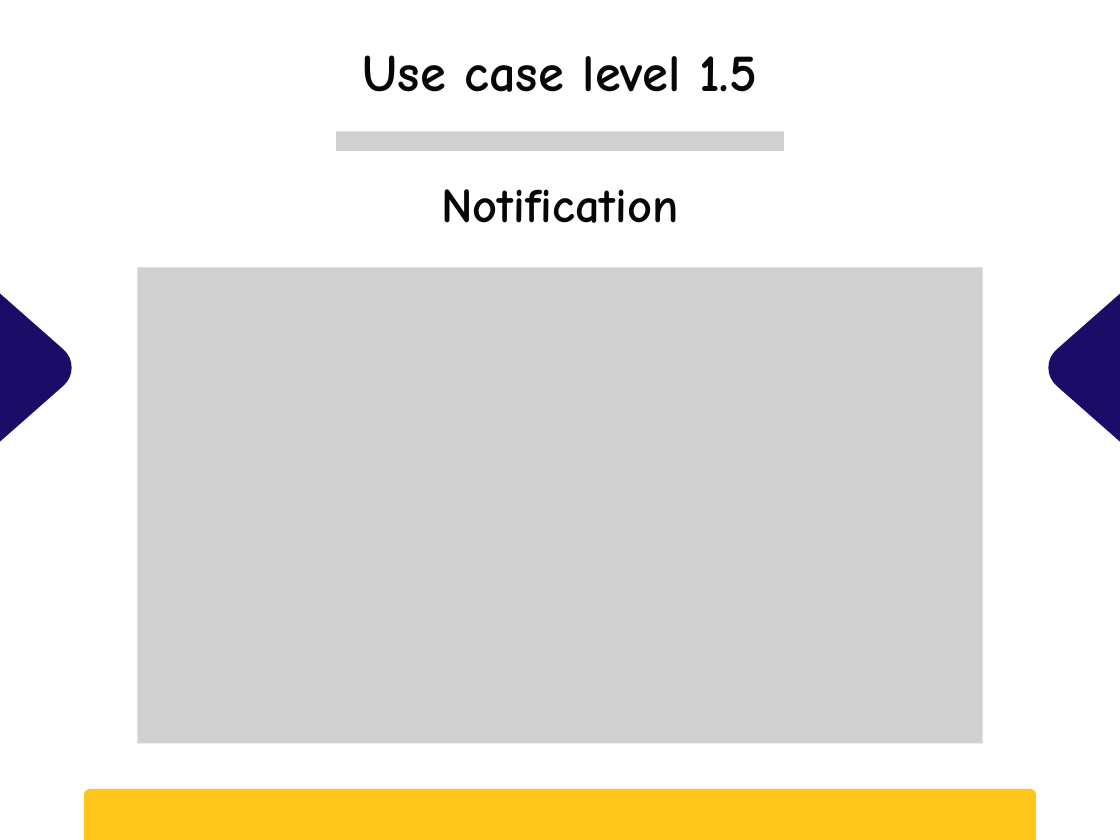
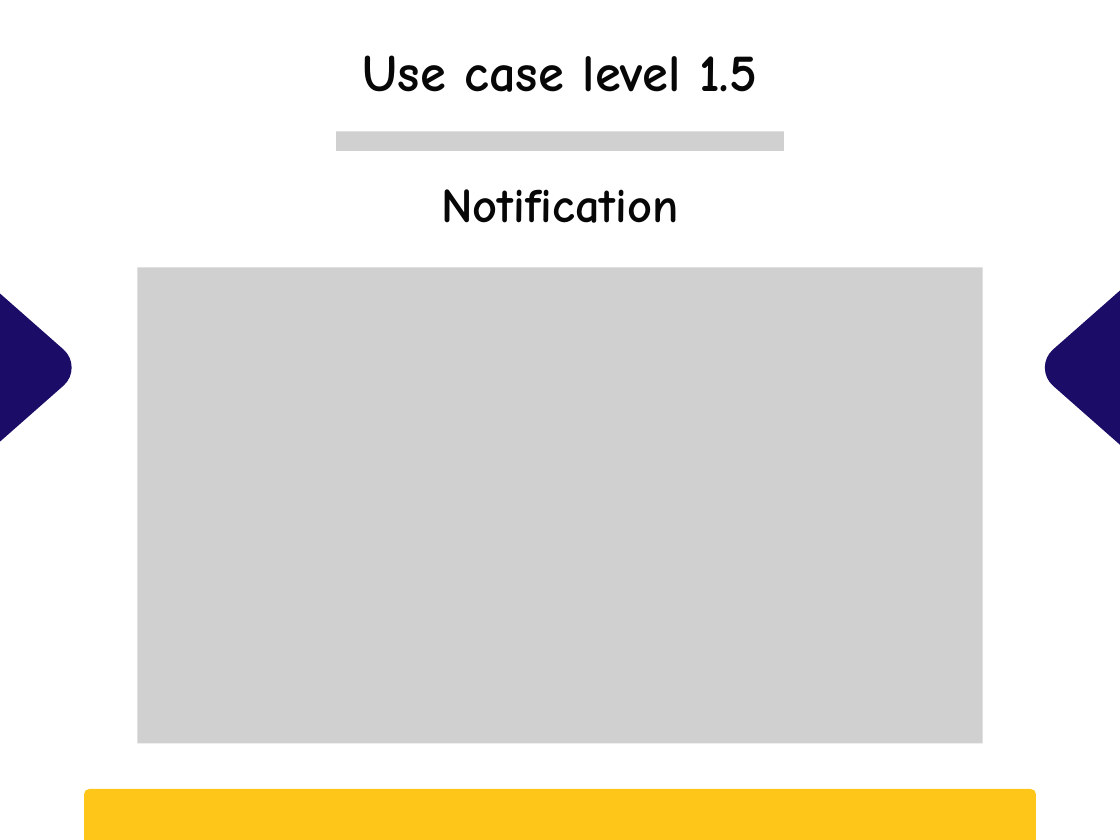
Before and after one commit to CodeWithIsmail/Personal-Health-Tracker, a slide deck: slide 14 of Documentation/1421_1433 SPL2 SRS.pptx. Drawn at 1120x840 pixels with LibreOffice and Linux fonts; fonts in the diff are those of the drawing; grey boxes stand for pictures. Boxes give left, top, right and bottom in pixels: in the first picture for what was removed or moved away, otherwise in the second. Text is boxed around its words. In the diff, an @@ line names an element or a change of style, - is before the commit and + after.

Commit message:
updated CRC

```diff
--- a/Documentation/1421_1433 SPL2 SRS.pptx
+++ b/Documentation/1421_1433 SPL2 SRS.pptx
@@ freeform shape at <box>1045,244,1120,492</box>: outline redrawn @@
```
Also in this commit, not shown: 1 other slide changed.
